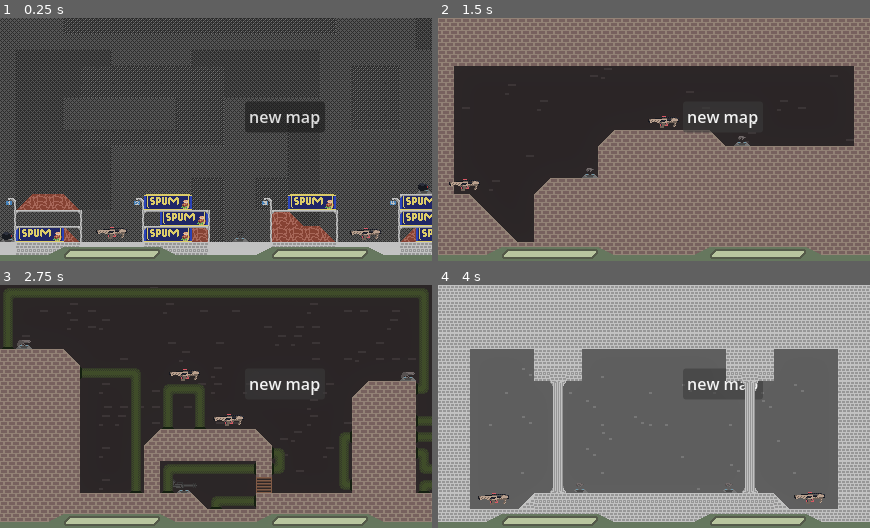
Above: before the commit, frames 1-4 (two rows, left to right).
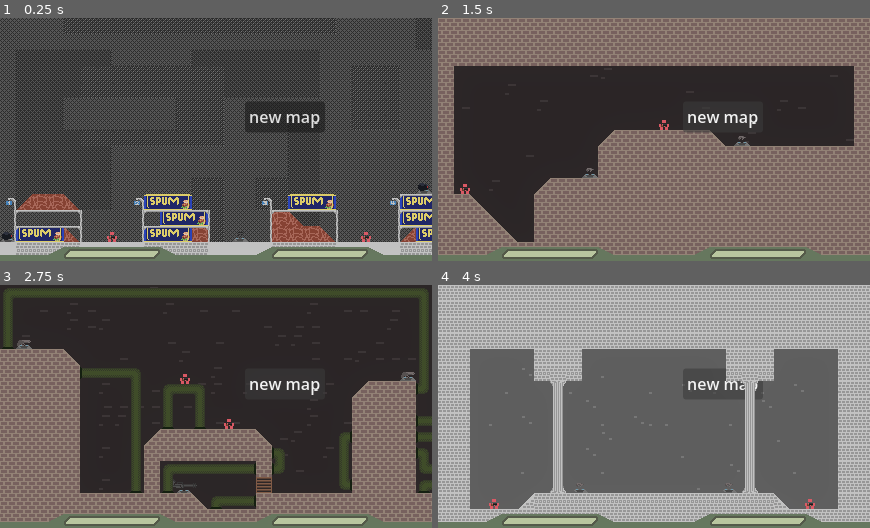
Above: after the commit, the same moments.

Repository: snuggyizme/horse-fishstick
Game: Godot game, scene res://scenes/main.tscn
The game is run twice, just before and just after one commit, with the same random seed, the same clock (stepped at 60 frames per second) and the same inputs. The project has no main scene, so this scene is started directly.
Inputs:
- Up to frame 1 (0.25 s): no input
- Up to frame 2 (1.5 s): click "new map" at 0.5 s; click "new map" at 1.25 s
- Up to frame 3 (2.75 s): click "new map" at 2 s
- Up to frame 4 (4 s): tap Enter at 2.75 s; tap Space at 3.5 s

The runs differ from the first frame. In frame 1, 0.4% of the frame differs, in the area x 22-89%, y 86-93%; in frame 2, 0.3%; in frame 3, 0.3%; in frame 4, 0.4%.

Commit message:
Guns no longer work

Diff:
--- /dev/null
+++ b/guns/sawedOff.tres
@@ -0,0 +1,21 @@
+[gd_resource type="Resource" script_class="GunResource" format=3 uid="uid://tnfebkqcw50h"]
+
+[ext_resource type="Script" uid="uid://b0c2pvngg4dqi" path="res://scripts/gundata.gd" id="1_knyjo"]
+[ext_resource type="PackedScene" uid="uid://caynuy86jnvgn" path="res://scenes/gun visuals/visual_sawed_off.tscn" id="2_1kiuj"]
+
+[resource]
+script = ExtResource("1_knyjo")
+damage = 0.5
+rateOfFire = 60.0
+rangeLimit = 32
+recoil = 10.0
+spread = 67.0
+knockback = 3.0
+auto = true
+displayName = "Sawed Off"
+visual = ExtResource("2_1kiuj")
+ammo = 1
+bulletsPerShot = 56
+doBullertsPerShotWithBurstAmmo = true
+shootSound = 4
+metadata/_custom_type_script = "uid://b0c2pvngg4dqi"
--- /dev/null
+++ b/scenes/gun visuals/visual_sawed_off.tscn
@@ -0,0 +1,11 @@
+[gd_scene format=3 uid="uid://caynuy86jnvgn"]
+
+[ext_resource type="Texture2D" uid="uid://clnbrx5bkwu1c" path="res://assets/sprites/guns/sawedOff.png" id="1_yaco8"]
+
+[node name="visual_sawed_off" type="Node2D" unique_id=1605438109]
+
+[node name="gun" type="Sprite2D" parent="." unique_id=864730259]
+texture = ExtResource("1_yaco8")
+
+[node name="muzzle" type="Marker2D" parent="." unique_id=2129455059]
+position = Vector2(3, 0)
--- a/scripts/guncontroller.gd
+++ b/scripts/guncontroller.gd
@@ -2,7 +2,7 @@
 
 var fireTime := 0.0
 var burstFireTime := 0.0
-var gun: GunResource = load("res://guns/dp12.tres")
+var gun: GunResource = load("res://guns/sawedOff.tres")
 
 var visual: Node2D
 var muzzle
@@ -129,7 +129,7 @@
 				collider.hurt(gun.damage)
 				collider.nudge(-direction, gun.knockback * 50)
 
-		#print("point blank")
+		print("point blank")
 		flash(start, holyFuckTooManyAimingVariables)
 		return
 
@@ -174,6 +174,7 @@
 	#print("dir:", str(direction.rotated(spreadRad)) + "\n" + str(result) + "\n" + str(query))
 
 	if result:
+		print("hit")
 		trace(start, result["position"])
 
 		var hit = result["collider"]
@@ -317,7 +318,6 @@
 
 	if (Input.is_action_just_pressed(get_parent().inputPrefix + "shoot") and gun.auto == false) or (Input.is_action_pressed(get_parent().inputPrefix + "shoot") and gun.auto == true):
 		tryShoot()
-
 	visual.scale.x = 1
 	visual.position = gunPos
 	if get_parent().facingDirection == Vector2.LEFT:
--- a/scripts/player.gd
+++ b/scripts/player.gd
@@ -7,8 +7,8 @@
 var maxSpeed = 400
 const acceleration = 140.0
 const friction = 34
-var jumpSpeed = -210.0
-const wallJumpSpeed = -210.0 # fuc kyou
+var jumpSpeed = -230.0
+const wallJumpSpeed = -260.0 # fuc kyou
 const airFriction = 10
 
 var maxWallJumps = 3
@@ -59,13 +59,14 @@
 	move_and_slide()
 
 	if not is_on_floor():
-		if wasOnFloor and velocity.y >= 0:
+		if wasOnFloor:
 			coyote.start()
 	if Input.is_action_pressed(inputPrefix + "up") and (is_on_floor() or not coyote.is_stopped()):
 		velocity.y = jumpSpeed
-		velocity += get_gravity() * delta * 1.1 # I hate gravity fuck you
 	if is_on_floor():
 		wallJumps = maxWallJumps
+
+	velocity += get_gravity() * delta * 1.1 # I hate gravity fuck you
 
 	if is_on_wall_only() and wallJumps > 0 and Input.is_action_just_pressed(inputPrefix + "up"):
 		velocity.y = wallJumpSpeed
@@ -101,7 +102,5 @@
 	else:
 		yAim = 0
 
-	move_and_slide()
-
 func onCoyoteTimerTimeout() -> void:
 	pass # Replace with function body.
Binary file added: assets/sprites/guns/sawedOff.aseprite
Binary file added: assets/sprites/guns/sawedOff.png
Not shown, added: assets/sprites/guns/sawedOff.png.import
